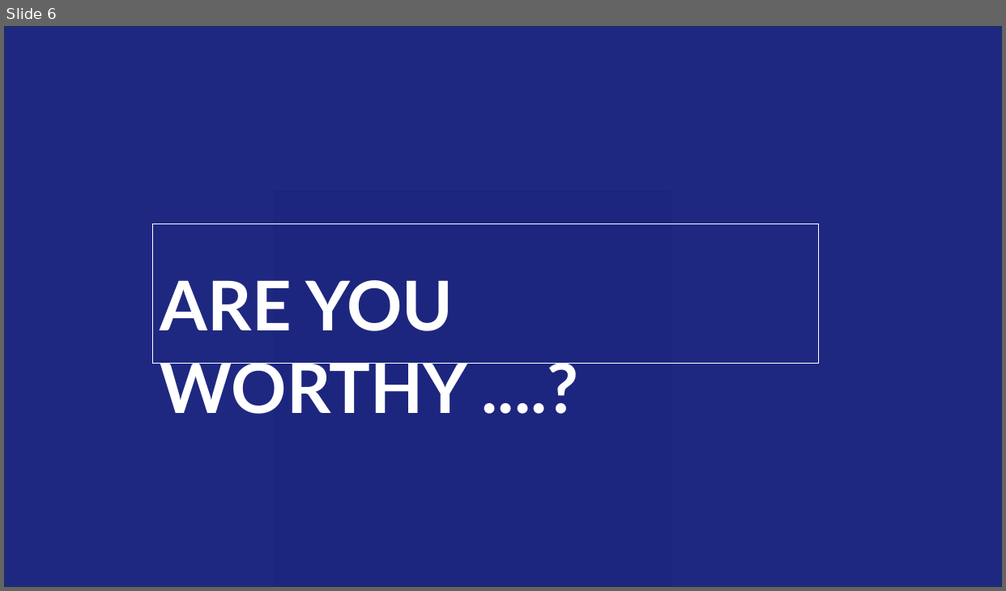
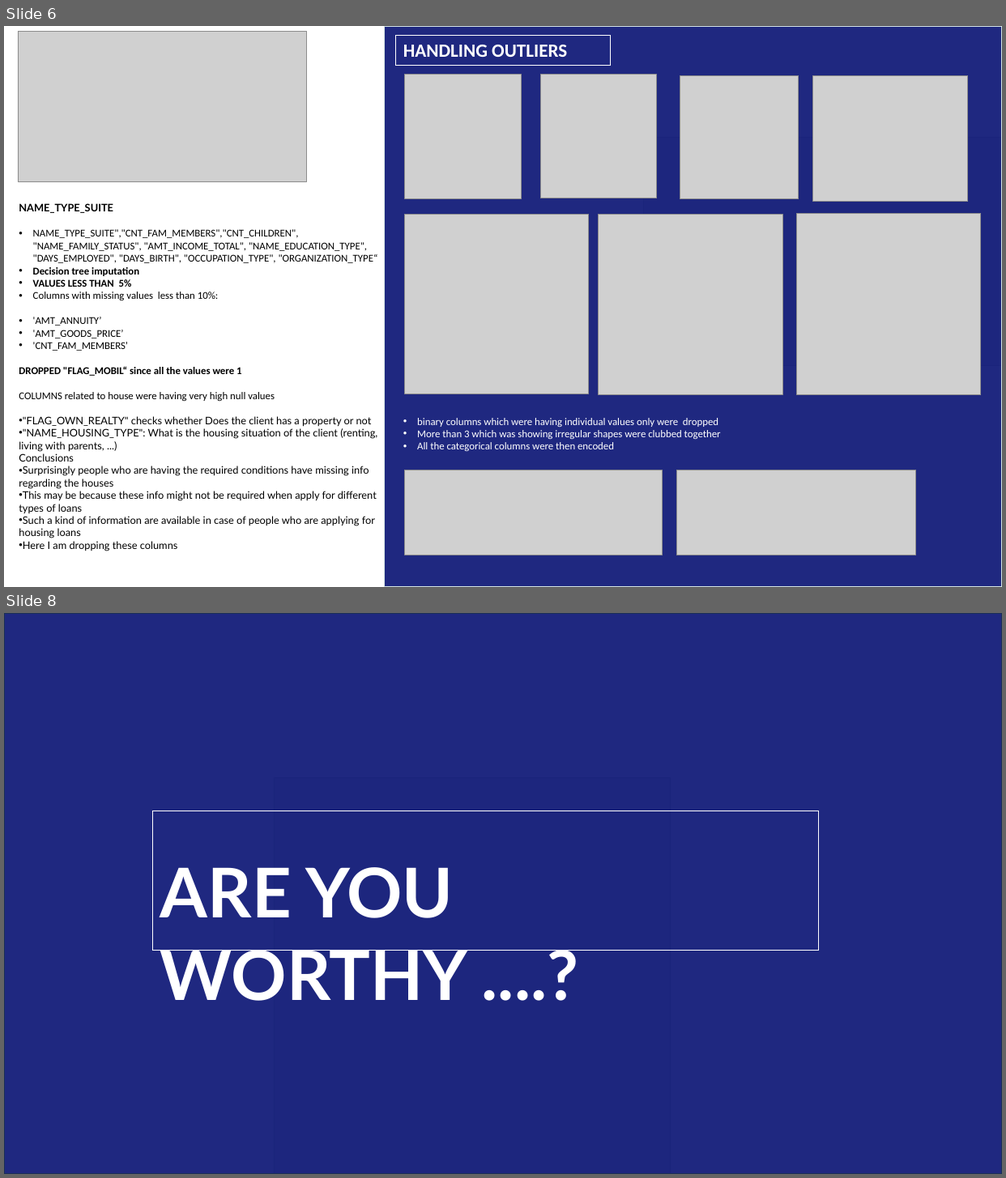
Before and after one commit to v-dev688/THE_CREDIT_CARD_PROJECT, a slide deck: FINALPPT.pptx. Shown one above the other, each under a label of ours: slide 6 before the commit, slides 6 and 8 after it; the slides between them are not shown. The pictures are 1006x591 and 1006x1178 pixels, drawn with LibreOffice and Linux fonts; fonts in the diff are those of the drawing; grey boxes stand for pictures. Boxes give left, top, right and bottom in pixels: in the first picture for what was removed or moved away, otherwise in the second. Text is boxed around its words. In the diff, an @@ line names an element or a change of style, - is before the commit and + after.

```diff
--- a/FINALPPT.pptx
+++ b/FINALPPT.pptx
@@ slide 6 added at bbox=[4, 26, 1002, 587], background #FFFFFF @@
@@ picture added at bbox=[19, 31, 307, 182] @@
@@ rectangle added at bbox=[385, 26, 1002, 587], fill #16207B at 96% opacity, outline #D6E5E3 1 pt @@
@@ rectangle added at bbox=[396, 35, 611, 65], outline #FFFFFF 0.75 pt, 18 pt, text #FFFFFF, bold @@
+HANDLING OUTLIERS
@@ picture added at bbox=[404, 75, 521, 199] @@
@@ picture added at bbox=[541, 75, 657, 199] @@
@@ picture added at bbox=[680, 75, 799, 199] @@
@@ picture added at bbox=[813, 75, 968, 202] @@
@@ picture added at bbox=[644, 138, 1002, 366] @@
@@ text added at bbox=[19, 203, 378, 552], 10 pt, text #000000 @@
+NAME_TYPE_SUITE
+• NAME_TYPE_SUITE","CNT_FAM_MEMBERS","CNT_CHILDREN", "NAME_FAMILY_STATUS", "AMT_INCOME_TOTAL", "NAME_EDUCATION_TYPE", "DAYS_EMPLOYED", "DAYS_BIRTH", "OCCUPATION_TYPE", "ORGANIZATION_TYPE“
+• Decision tree imputation
+• VALUES LESS THAN 5%
+• Columns with missing values less than 10%:
+• 'AMT_ANNUITY’
+• 'AMT_GOODS_PRICE’
+• 'CNT_FAM_MEMBERS’
+DROPPED "FLAG_MOBIL“ since all the values were 1
+COLUMNS related to house were having very high null values
+• "FLAG_OWN_REALTY" checks whether Does the client has a property or not
+• "NAME_HOUSING_TYPE": What is the housing situation of the client (renting, living with parents, ...)
+Conclusions
+• Surprisingly people who are having the required conditions have missing info regarding the houses
+• This may be because these info might not be required when apply for different types of loans
+• Such a kind of information are available in case of people who are applying for housing loans
+• Here I am dropping these columns
@@ picture added at bbox=[404, 214, 589, 394] @@
@@ picture added at bbox=[599, 214, 782, 395] @@
@@ picture added at bbox=[797, 213, 981, 395] @@
@@ text added at bbox=[417, 418, 721, 451], 10 pt, text #FFFFFF @@
+• binary columns which were having individual values only were dropped
+• More than 3 which was showing irregular shapes were clubbed together
+• All the categorical columns were then encoded
@@ picture added at bbox=[404, 471, 662, 555] @@
@@ picture added at bbox=[676, 471, 916, 555] @@
@@ what was slide 6 is now slide 8 @@
```
Also in this commit, not shown: 1 slide changed, 2 other slides added, 1 slide removed, 2 other files.
